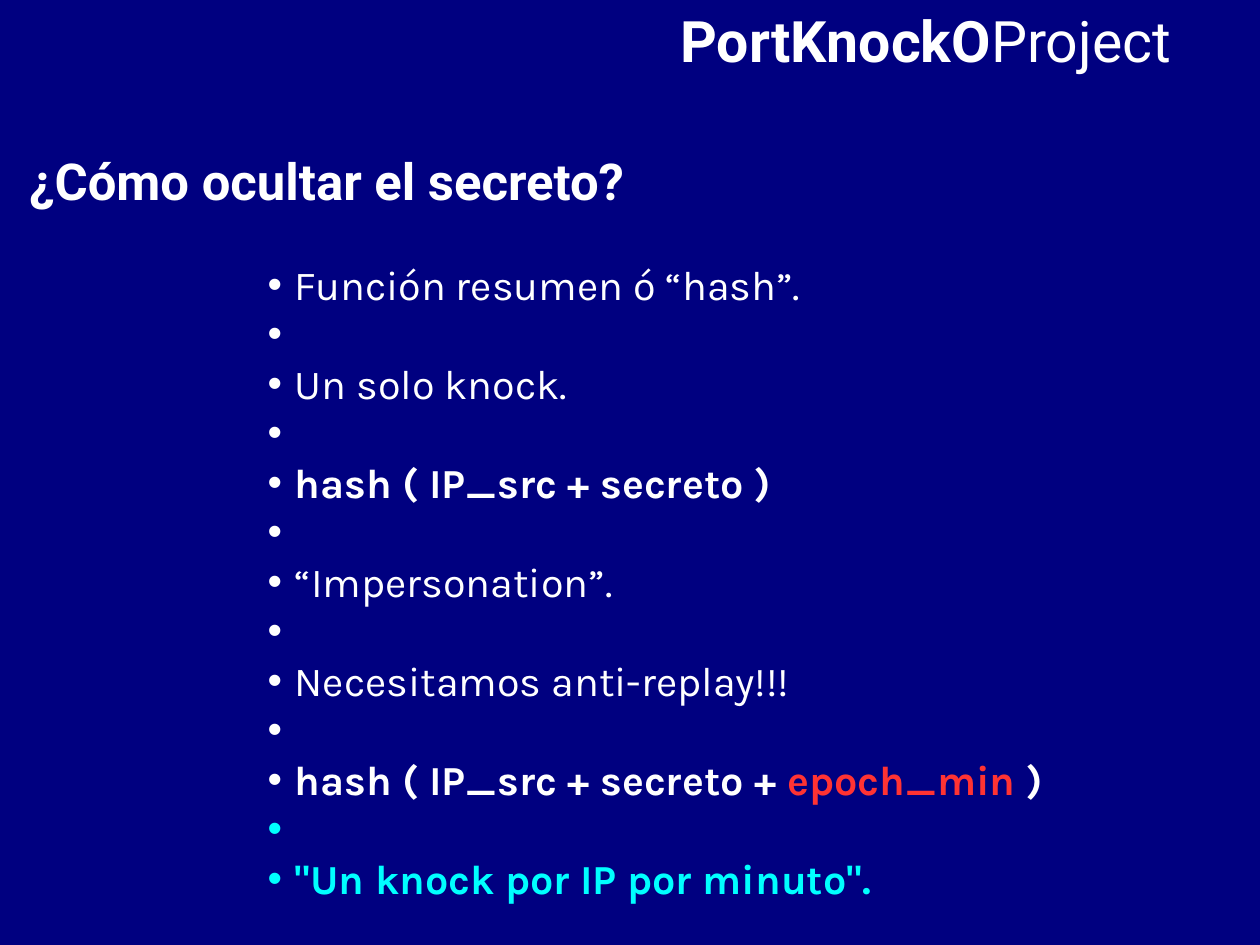
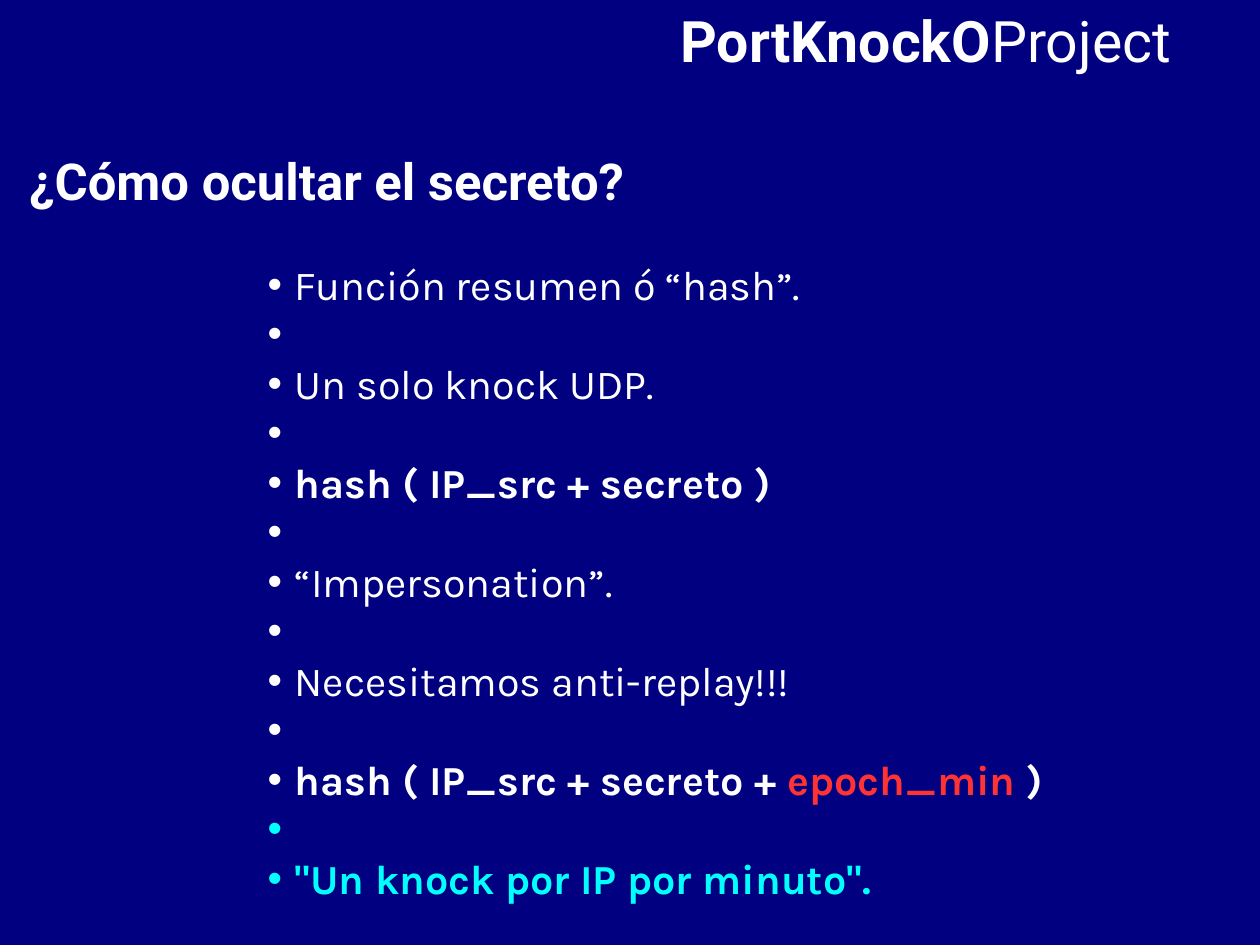
Before and after one commit to BackupTheBerlios/portknocko-svn, a slide deck: slide 10 of trunk/jornadas/jornadas.odp. Drawn at 1260x945 pixels with LibreOffice and Linux fonts; fonts in the diff are those of the drawing. Boxes give left, top, right and bottom in pixels: in the first picture for what was removed or moved away, otherwise in the second. Text is boxed around its words. In the diff, an @@ line names an element or a change of style, - is before the commit and + after.

```diff
--- a/trunk/jornadas/jornadas.odp
+++ b/trunk/jornadas/jornadas.odp
@@ text at bbox=[295, 371, 653, 400]: text changed @@
-  • Un solo knock.
+  • Un solo knock UDP.
```
